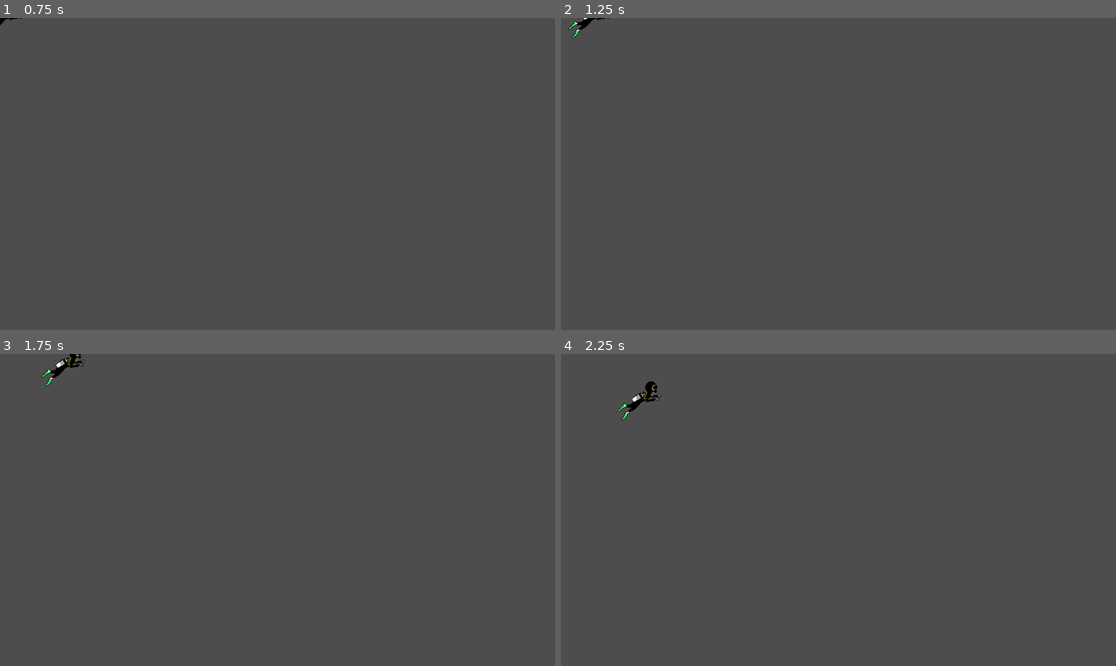
Above: before the commit, frames 1-4 (two rows, left to right).
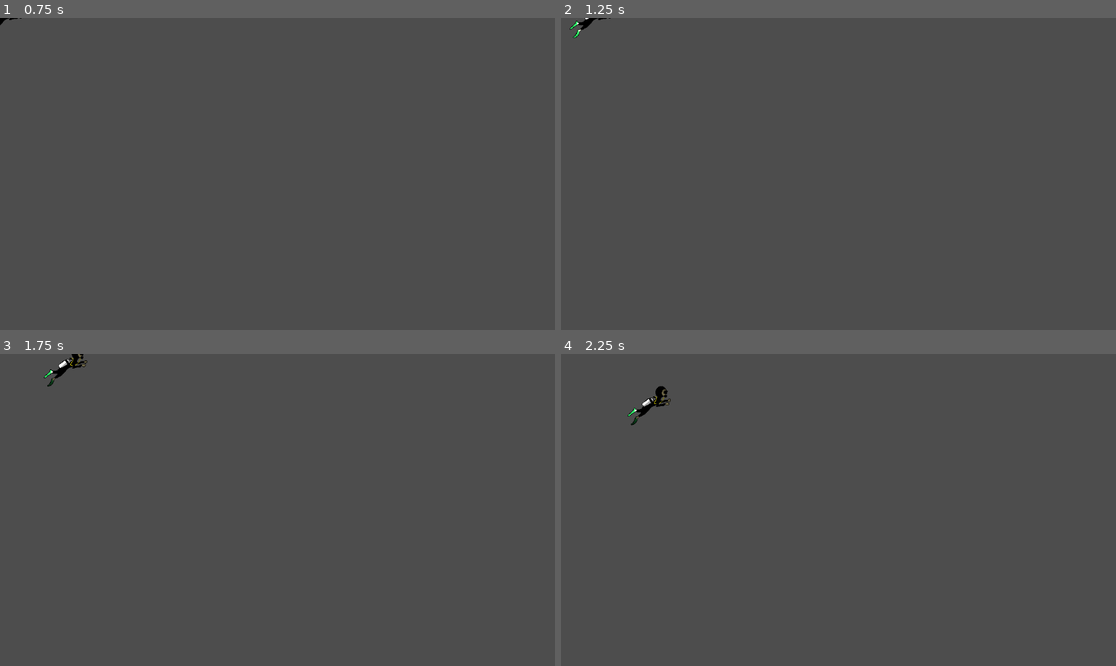
Above: after the commit, the same moments.

Repository: DeclanHarty/InTooDeep
Game: Godot game, scene res://player.tscn
Two runs of this game, one before a commit and one after it. Both use one fixed random seed, a clock stepped at 60 frames per second and the inputs below.
Inputs:
- Up to frame 1 (0.75 s): tap Enter at 0.5 s; hold Right (ui_right) from 0.53 s (still down)
- Up to frame 2 (1.25 s): keep holding Right (ui_right)
- Up to frame 3 (1.75 s): release Right (ui_right) at 1.28 s; hold Down (ui_down) from 1.28 s (still down)
- Up to frame 4 (2.25 s): release Down (ui_down) at 2.03 s; hold Right (ui_right) from 2.03 s (still down)

Frame 1 is identical in both runs. In frame 2, less than 0.1% of the frame differs, in the area x 1-10%, y 0-7%; in frame 3, 0.2%; in frame 4, 0.5%, in the area x 10-20%, y 8-23%.

Commit message:
Improved the flashlight

Diff:
--- a/flashlight.gd
+++ b/flashlight.gd
@@ -1,6 +1,10 @@
 extends PointLight2D
 
 var current_direction : int = 1
+const LIGHT_DISTANCE_FROM_PLAYER : float = 244.0
+const LIGHT_ROTATION_SPEED : float = 1
+var target_light_position : Vector2 = Vector2(0,0)
+var rotation_target : float
 
 
 # Called when the node enters the scene tree for the first time.
@@ -10,11 +14,14 @@
 
 # Called every frame. 'delta' is the elapsed time since the previous frame.
 func _process(delta: float) -> void:
-	pass
+	rotation = atan(position.y/position.x)
 
 
-func _on_character_body_2d_direction_changed(new_direction: Variant) -> void:
-	if(sign(new_direction.x) != current_direction):
-		position.x = -position.x
-		texture
-		current_direction = sign(new_direction.x)
+func _on_character_body_2d_direction_changed(velocity: Vector2) -> void:
+	if(sign(velocity.x) != 0 and sign(velocity.x) != current_direction):
+		#position.x = -position.x
+		scale.x = -scale.x
+		current_direction = sign(velocity.x)
+
+	if(velocity):
+		position = velocity.normalized() * LIGHT_DISTANCE_FROM_PLAYER
--- a/game_scene.tscn
+++ b/game_scene.tscn
@@ -9,7 +9,6 @@
 [node name="Camera2D" type="Camera2D" parent="."]
 
 [node name="Player" parent="." instance=ExtResource("1_a3g5g")]
-position = Vector2(-3, 0)
 
 [node name="CanvasModulate" type="CanvasModulate" parent="."]
 color = Color(0, 0, 0, 1)
--- a/player_movement.gd
+++ b/player_movement.gd
@@ -5,13 +5,38 @@
 const ACCELERATION = 250.0
 const FRICTION = 200.0
 
-signal direction_changed(new_direction)
+var current_speed
+
+signal direction_changed(velocity)
 
 
 func _physics_process(delta: float) -> void:
 	# Get the input direction and handle the movement/deceleration.
 	# As good practice, you should replace UI actions with custom gameplay actions.
 	var input := Vector2(Input.get_axis("ui_left", "ui_right"), Input.get_axis("ui_up", "ui_down"))
+	update_velocity(input, delta)
+
+	direction_changed.emit(velocity)
+
+	move_and_slide()
+
+func update_velocity(input : Vector2, delta : float):
+	var norm_input : Vector2 = input.normalized()
+
+	var norm_acceleration := ACCELERATION * norm_input
+	var norm_friction := FRICTION * velocity.normalized()
+
+	velocity.x = move_toward(velocity.x, sign(norm_input.x) * SPEED, abs(norm_acceleration.x) * delta)
+	velocity.y = move_toward(velocity.y, sign(norm_input.y) * SPEED, abs(norm_acceleration.y) * delta)
+
+	if(sign(input.x) != sign(velocity.x)):
+		velocity.x = move_toward(velocity.x, 0, abs(norm_friction.x) * delta)
+	if(sign(input.y) != sign(velocity.y)):
+		velocity.y = move_toward(velocity.y, 0, abs(norm_friction.y) * delta)
+
+
+
+func legacy_update_velocity(input : Vector2, delta : float):
 	if sign(input.x) != sign(velocity.x) and input.x:
 		velocity.x = move_toward(velocity.x, sign(input.x) * SPEED, ACCELERATION * delta)
 		velocity.x = move_toward(velocity.x, 0, FRICTION * delta)
@@ -22,16 +47,10 @@
 		velocity.x = move_toward(velocity.x, 0, FRICTION * delta)
 		#print("Friction")
 
-	if sign(input.y) != sign(velocity.y):
+	if sign(input.y) != sign(velocity.y) and input.y:
 		velocity.y = move_toward(velocity.y, sign(input.y) * SPEED, ACCELERATION * delta)
 		velocity.y = move_toward(velocity.y, 0, FRICTION * delta)
 	elif input.y:
 		velocity.y = move_toward(velocity.y, sign(input.y) * SPEED, ACCELERATION * delta)
 	else:
 		velocity.y = move_toward(velocity.y, 0, FRICTION * delta)
-
-	if(velocity):
-		direction_changed.emit(velocity)
-
-
-	move_and_slide()
--- a/sprite_controller.gd
+++ b/sprite_controller.gd
@@ -9,7 +9,7 @@
 	pass # Replace with function body.
 
 
-func _on_character_body_2d_direction_changed(new_direction: Variant) -> void:
-	if(sign(new_direction.x) != current_direction):
+func _on_character_body_2d_direction_changed(velocity: Vector2) -> void:
+	if(sign(velocity.x) != 0 and sign(velocity.x) != current_direction):
 		flip_h = !is_flipped_h()
-		current_direction = sign(new_direction.x)
+		current_direction = sign(velocity.x)
